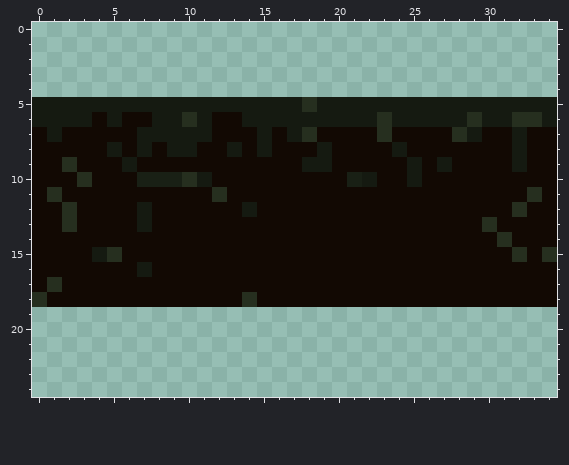
Pixel-art sprite: images/ground.png. That is the earlier state.
The file is 35x25 pixels.
Now the later version:
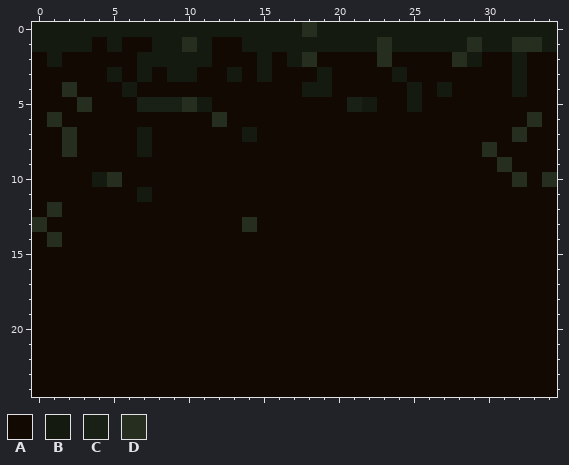
Palette (. is transparent): A #120903  B #151a11  C #192015  D #262f1f
The exact change:
y 0: x 0..34 ................................... -> BBBBBBBBBBBBBBBBBBDBBBBBBBBBBBBBBBB
y 1: x 0..34 ................................... -> BBBBABAABBDBAABBBBBBBBBDBBBBBDBBDDB
y 2: x 0..34 ................................... -> ABAAAAABBBBBAAABABDAAAADAAAADBAABAA
y 3: x 0..34 ................................... -> AAAAABABABBAABABAAABAAAABAAAAAAABAA
y 4: x 0..34 ................................... -> AADAAABAAAAAAAAAAABBAAAAABABAAAABAA
y 5: x 0..10 BBBBBBBBBBB -> AAADAAACCCD; x 12..21 BBBBBBDBBB -> AAAAAAAAAC; x 23..24 BB -> AA; x 26..34 BBBBBBBBB -> AAAAAAAAA
y 6: x 0..3 BBBB -> ADAA; x 5 B -> A; x 8..12 BBDBA -> AAAAD; x 14..32 BBBBBBBBBDBBBBBDBBD -> AAAAAAAAAAAAAAAAAAA; x 34 B -> A
y 7: x 1..2 BA -> AD; x 8..11 BBBB -> AAAA; x 14..15 AB -> BA; x 17..18 BD -> AA; x 23 D -> A; x 28..29 DB -> AA; x 32 B -> D
y 8: x 2 A -> D; x 5 B -> A; x 9..10 BB -> AA; x 13 B -> A; x 15 B -> A; x 19 B -> A; x 24 B -> A; x 30 A -> D; x 32 B -> A
y 9: x 2 D -> A; x 6 B -> A; x 18..19 BB -> AA; x 25 B -> A; x 27 B -> A; x 31..32 AB -> DA
y 10: x 3..5 DAA -> ABD; x 7..11 CCCDB -> AAAAA; x 21..22 CB -> AA; x 25 B -> A; x 32 A -> D; x 34 A -> D
y 11: x 1 D -> A; x 7 A -> B; x 12 D -> A; x 33 D -> A
y 12: x 1..2 AD -> DA; x 7 B -> A; x 14 B -> A; x 32 D -> A
y 13: x 0 A -> D; x 2 D -> A; x 7 B -> A; x 14 A -> D; x 30 D -> A
y 14: x 1 A -> D; x 31 D -> A
y 15: x 4..5 BD -> AA; x 32 D -> A; x 34 D -> A
y 16: x 7 B -> A
y 17: x 1 D -> A
y 18: x 0 D -> A; x 14 D -> A
y 19..24: x 0..34 ................................... -> AAAAAAAAAAAAAAAAAAAAAAAAAAAAAAAAAAA
